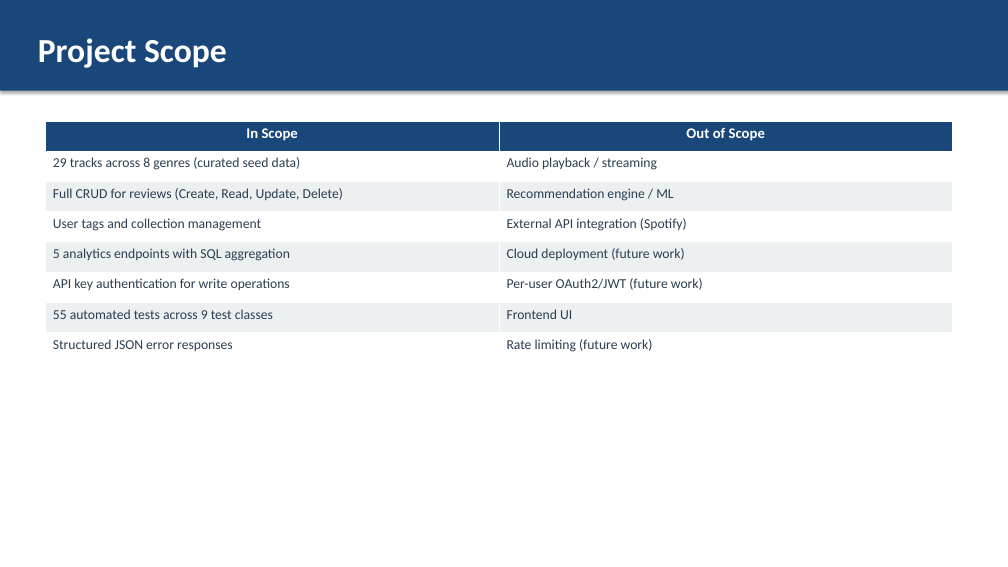
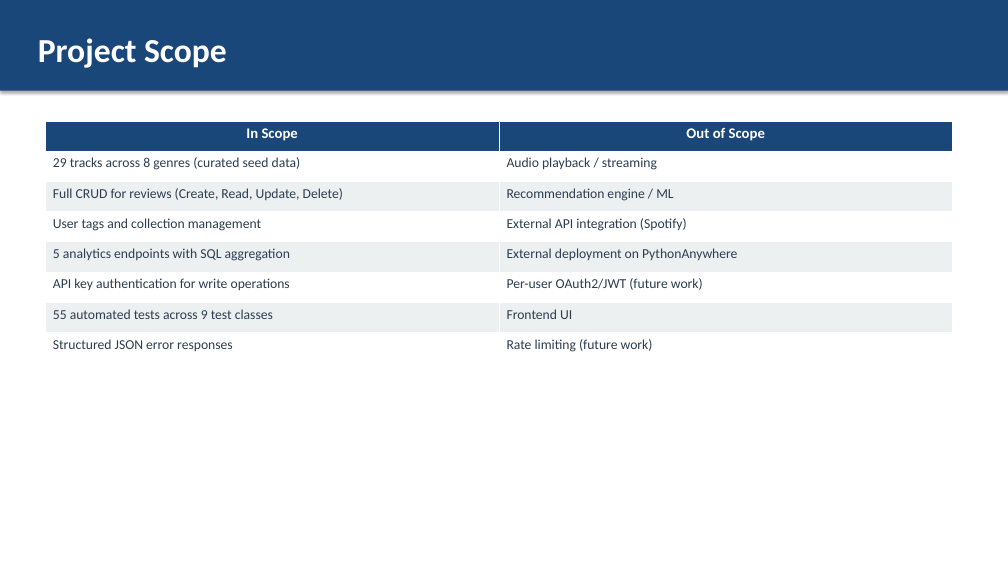
Before and after one commit to 15934396020/music-appreciation-api-coursework, a slide deck: slide 3 of docs/PRESENTATION.pptx. Drawn at 1008x567 pixels with LibreOffice and Linux fonts; fonts in the diff are those of the drawing. Boxes give left, top, right and bottom in pixels: in the first picture for what was removed or moved away, otherwise in the second. Text is boxed around its words. In the diff, an @@ line names an element or a change of style, - is before the commit and + after.

Commit message:
Complete PythonAnywhere deployment and refresh deliverables

```diff
--- a/docs/PRESENTATION.pptx
+++ b/docs/PRESENTATION.pptx
@@ table at bbox=[45, 121, 953, 363] @@
-row 5, column 2: Cloud deployment (future work)
+row 5, column 2: External deployment on PythonAnywhere
```
Also in this commit, not shown: 2 other slides changed, 29 other files.
